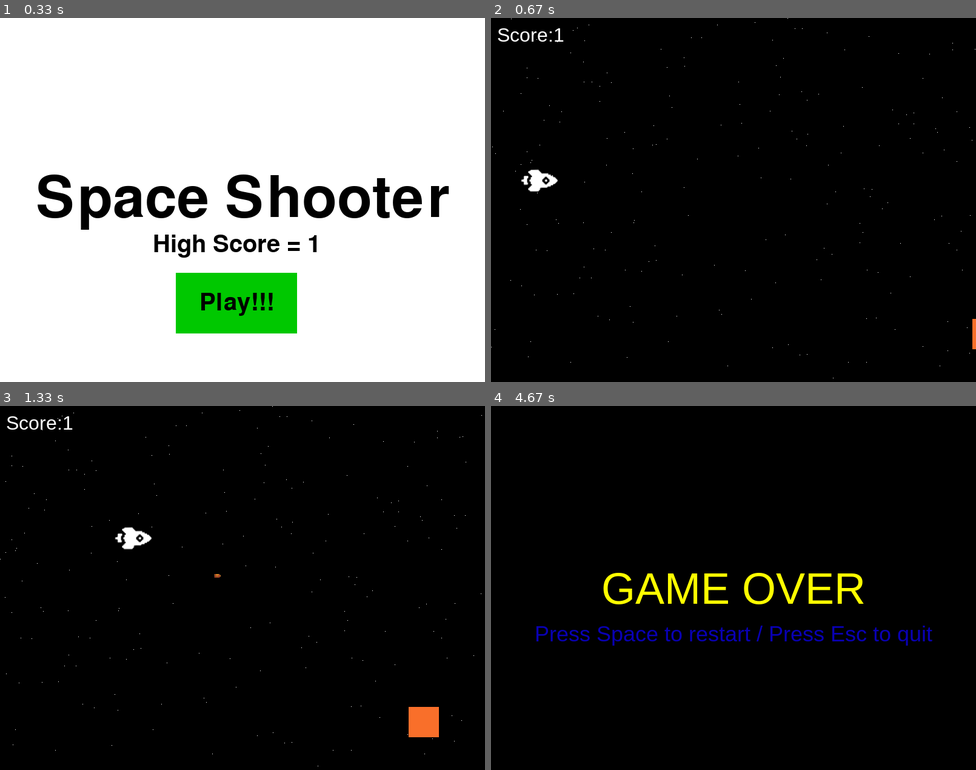
Above: before the commit, frames 1-4 (two rows, left to right).
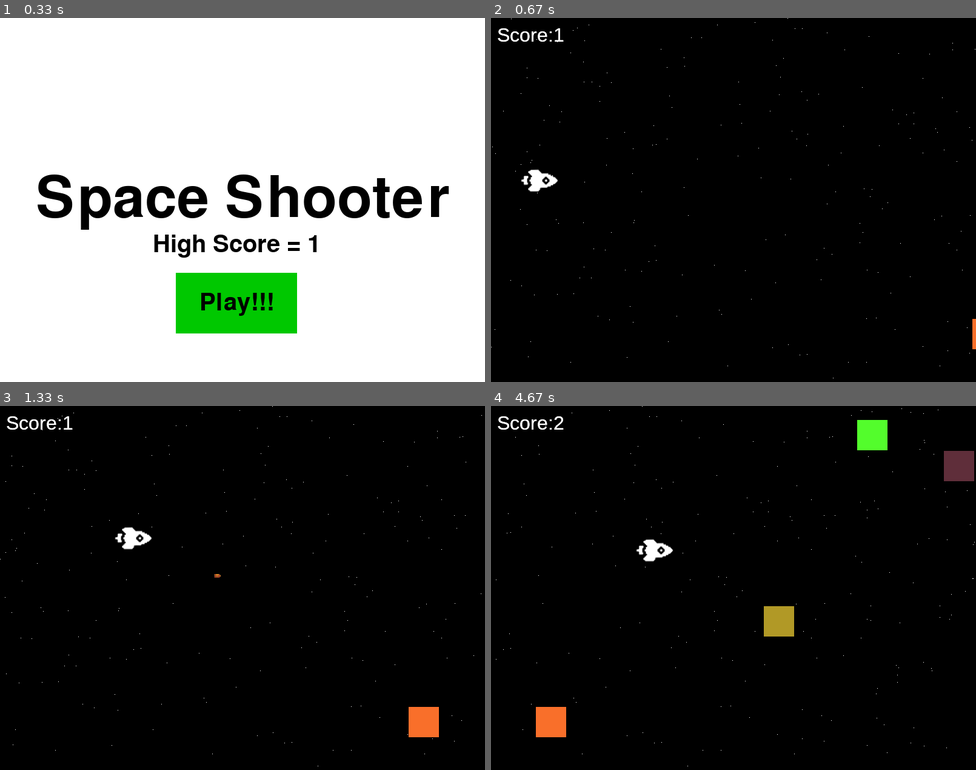
Above: after the commit, the same moments.

Repository: Rmdru/HR-pygame
Game: pygame game, started from main.py
The game is run twice, just before and just after one commit, with the same random seed, the same clock (stepped at 60 frames per second) and the same inputs.
Inputs (mouse positions are in pixels of both pictures, inside the frame that each line leads up to):
- Up to frame 1 (0.33 s): no input
- Up to frame 2 (0.67 s): click "Play!!!" at 0.38 s
- Up to frame 3 (1.33 s): hold D 0.67-1.13 s; move the mouse to (223, 602) at 0.7 s; hold W from 1.17 s (still down); tap Space at 1.23 s
- Up to frame 4 (4.67 s): release W at 1.47 s; hold D 1.5-1.97 s; tap Space at 1.57, 1.87, 2.07, 2.37, 2.63, 2.97, 3.27, 3.4, 3.8, 4.1, 4.47 s; hold A 2-2.53 s; hold S 2.57-2.87 s; hold A 2.9-3.3 s; hold W 3.33-3.7 s; hold D 3.73-4.37 s; hold S from 4.4 s (still down)

Frame 1 is identical in both runs. In frame 2, less than 0.1% of the frame differs, in the area x 1-15%, y 2-7%; in frame 3, less than 0.1%; in frame 4, 5.2%, in the area x 1-100%, y 0-99%.

Commit message:
Merge: score-count to main

Diff:
--- a/main.py
+++ b/main.py
@@ -196,7 +196,7 @@
     def player(x, y):
         player_img_rect.center = (x, y)
         canvas.blit(PlayerImg, player_img_rect)
-
+    score_amount=1
     while game_loop:
         if score_amount % 10 == 0 and target_spawn_interval >= 1:
             target_spawn_interval -= 1
@@ -278,6 +278,18 @@
         playerX += playerX_change
         playerY += playerY_change
 
+        # write score on corner of screen
+        score_texts = create_font(f'Score:{score_amount}')
+        canvas.blit(score_texts, (10, 10))
+
+        # making score count go up
+        for target in targets_surface:
+            bullet = Rect((bulletX, bulletY),(BulletImg_X_size,BulletImg_Y_size))
+            if target.colliderect(bullet):
+                targets_surface.remove(target)
+                if target.colliderect(bullet):
+                    score_amount+=1
+
         # Stop player if they hit the screen border
         if playerX <= 0:
             playerX = 0
